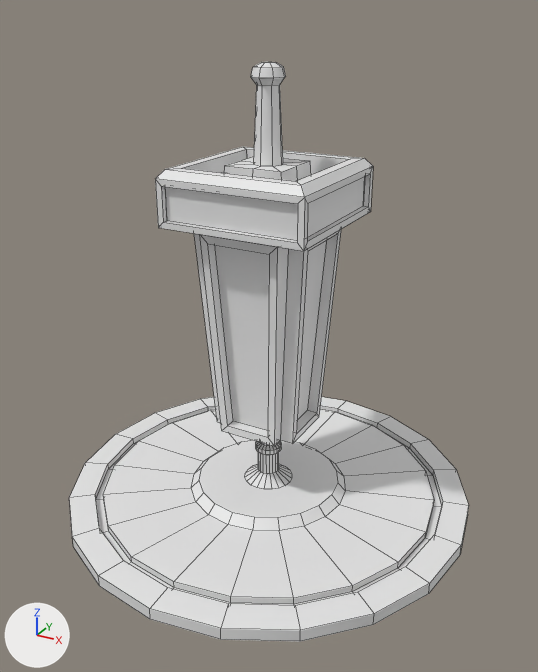
One commit to the FBX model Mortier FU/Assets/01_Art/Meshes/SM_Settings_Building.fbx: the scene before it, then after it.
Both versions are drawn from a 50 mm camera at (7.09, -13.04, 10.57) aimed at (0.06, -0.26, 4.18). The lights are fixed; the arrows at lower left show +X, +Y and +Z. The first picture is the older version. Mesh edges are drawn as thin lines. Where no turn or scale is listed for an object, it has been applied to the vertices.

The older version as bpy lines, for what is in view:
```python
me_cylinder = bpy.data.meshes.new('Cylinder')
me_cylinder.from_pydata(...)  # 160 vertices, 141 faces; spans x -4.67..4.67, y -4.67..4.67, z -0.19..0.3
me_cylinder.materials.append(mat_starts_building_base)  # white #e7e7e7
me_cylinder_001 = bpy.data.meshes.new('Cylinder.001')
me_cylinder_001.from_pydata(...)  # 321 vertices, 279 faces; spans x -1.6..1.6, y -1.6..1.6, z -0.32..8.94
ob_sm_settings_base = bpy.data.objects.new('SM_Settings_Base', me_cylinder)
ob_sm_settings_base.location = (-0.14, 0.07, 0.09)
ob_sm_settings_building = bpy.data.objects.new('SM_Settings_Building', me_cylinder_001)
ob_sm_settings_building.location = (-0.14, 0.07, 0.7)
```
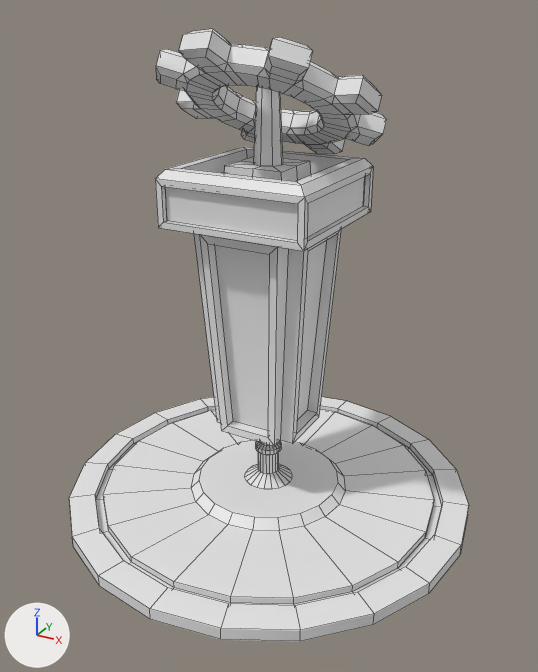
Location of each change, (x1, y1, x2, y2) in pixels of the pictures (538 x 672 px):
'SM_Settings_Gear', added
    after: (156, 29, 387, 154)

The change, as a diff of the scene's bpy script:
```diff
--- a/Mortier FU/Assets/01_Art/Meshes/SM_Settings_Building.fbx.py
+++ b/Mortier FU/Assets/01_Art/Meshes/SM_Settings_Building.fbx.py
@@ me_sm_settings_gear @@
+me_sm_settings_gear.from_pydata(...)  # 288 vertices, 336 faces; spans x -2.25..2.25, y -2.41..1.63, z -1.95..0.61
@@ ob_sm_settings_gear @@
+ob_sm_settings_gear = bpy.data.objects.new('SM_Settings_Gear', me_sm_settings_gear)
+ob_sm_settings_gear.location = (-0.11, 0.53, 9.65)
```
